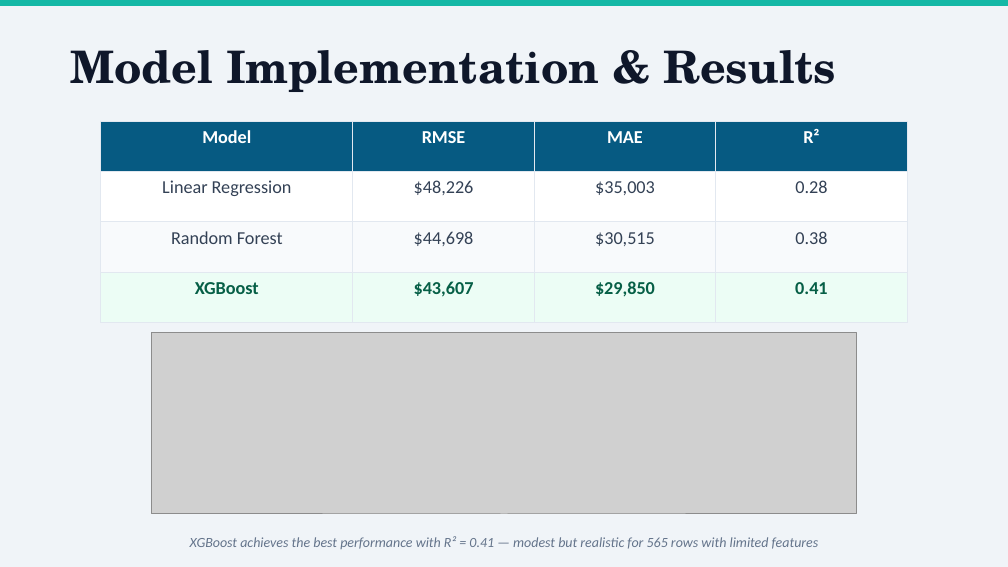
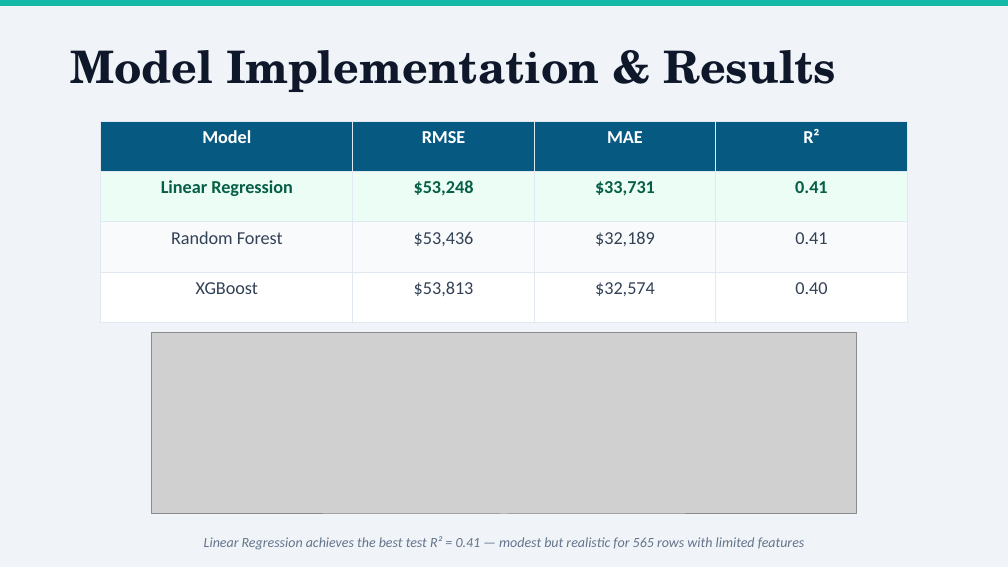
Before and after one commit to GeneralJerel/ai-salary-predictor, a slide deck: slide 8 of reports/presentation-slides/Jerel_Velarde_Technical_Presentation.pptx. Drawn at 1008x567 pixels with LibreOffice and Linux fonts; fonts in the diff are those of the drawing; grey boxes stand for pictures. Boxes give left, top, right and bottom in pixels: in the first picture for what was removed or moved away, otherwise in the second. Text is boxed around its words. In the diff, an @@ line names an element or a change of style, - is before the commit and + after.

```diff
--- a/reports/presentation-slides/Jerel_Velarde_Technical_Presentation.pptx
+++ b/reports/presentation-slides/Jerel_Velarde_Technical_Presentation.pptx
@@ table at <box>101,121,907,323</box> @@
-row 2: Linear Regression | $48,226 | $35,003 | 0.28
+row 2: Linear Regression | $53,248 | $33,731 | 0.41
-row 3: Random Forest | $44,698 | $30,515 | 0.38
+row 3: Random Forest | $53,436 | $32,189 | 0.41
-row 4: XGBoost | $43,607 | $29,850 | 0.41
+row 4: XGBoost | $53,813 | $32,574 | 0.40
@@ fill #FFFFFF to #ECFDF5 in row 2 @@
@@ fill #ECFDF5 to #FFFFFF in row 4 @@
@@ text colour #334155 to #065F46, bold on in "Linear Regression" @@
@@ text colour #065F46 to #334155, bold off in "XGBoost" @@
@@ text at <box>204,536,805,550</box>: text changed @@
-XGBoost achieves the best performance with R² = 0.41 — modest but realistic for 565 rows with limited features
+Linear Regression achieves the best test R² = 0.41 — modest but realistic for 565 rows with limited features
```
Also in this commit, not shown: 1 other slide changed, 2 other files.
